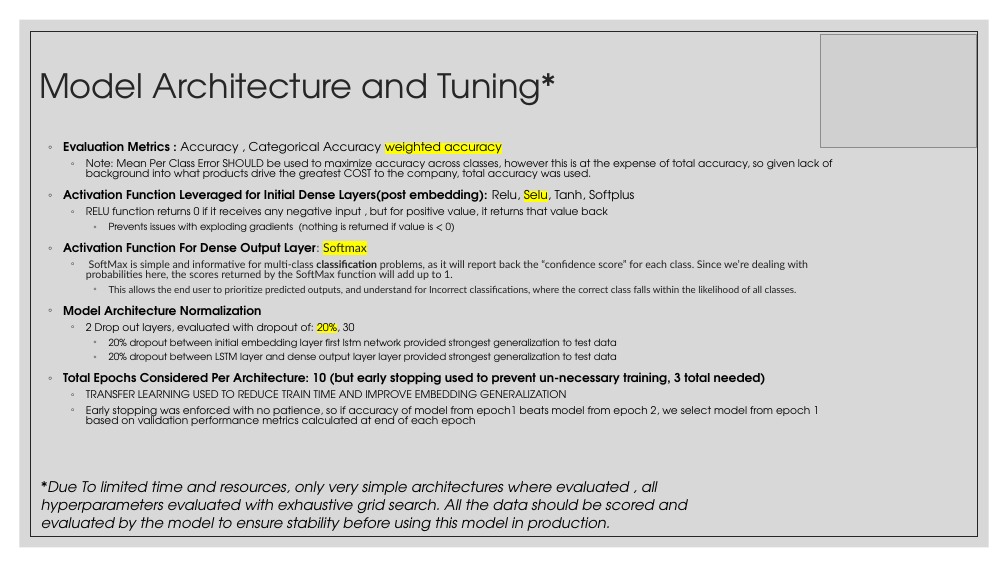
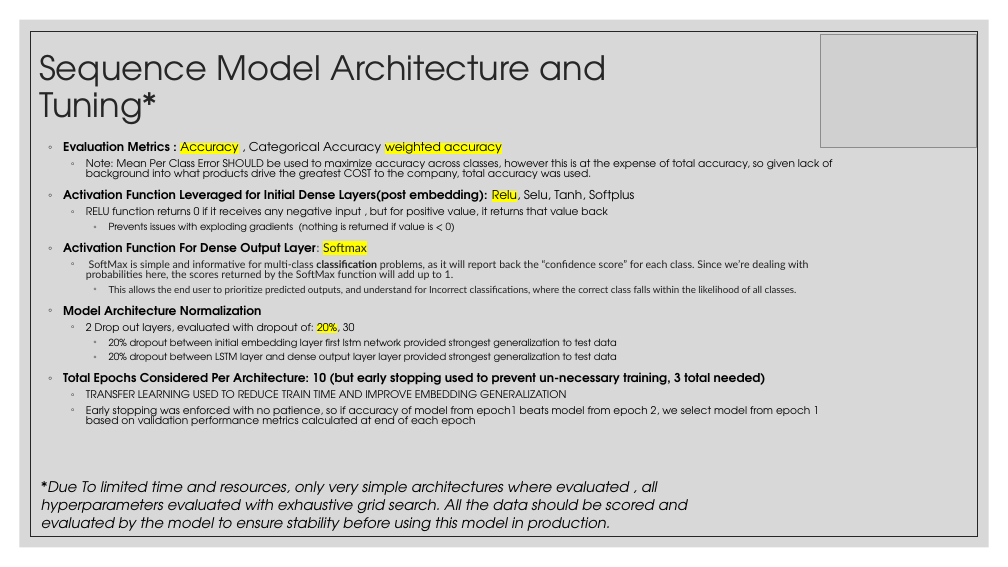
Before and after one commit to zack-carideo/qas4_casestudy, a slide deck: slide 26 of CFPB Complaint Modeling.pptx (slide 12 before the commit). Drawn at 1008x567 pixels with LibreOffice and Linux fonts; fonts in the diff are those of the drawing; grey boxes stand for pictures. Boxes give left, top, right and bottom in pixels: in the first picture for what was removed or moved away, otherwise in the second. Text is boxed around its words. In the diff, an @@ line names an element or a change of style, - is before the commit and + after.

```diff
--- a/CFPB Complaint Modeling.pptx
+++ b/CFPB Complaint Modeling.pptx
@@ title at <box>39,55,606,124</box>: text changed @@
-Model Architecture and Tuning*
+Sequence Model Architecture and Tuning*
@@ text at <box>63,139,634,206</box>: highlight none to #FFFF00 in "Accuracy", "Relu,"; highlight #FFFF00 to none in "Selu," @@
```
Also in this commit, not shown: 14 other slides changed, 1 slide added, 1 slide removed.
